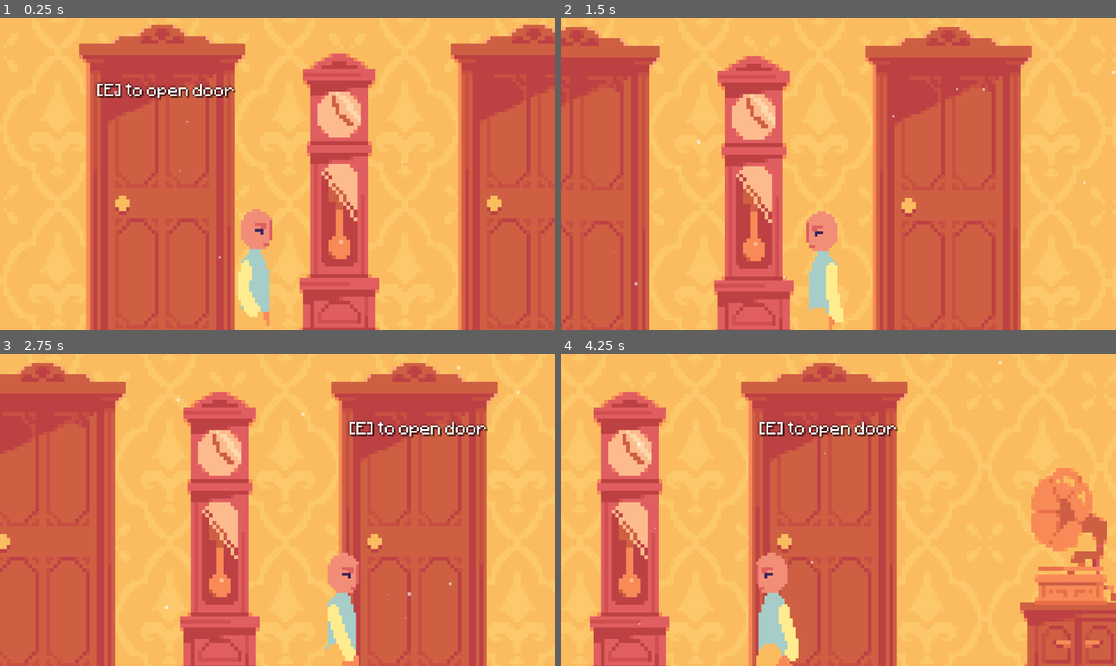
Above: before the commit, frames 1-4 (two rows, left to right).
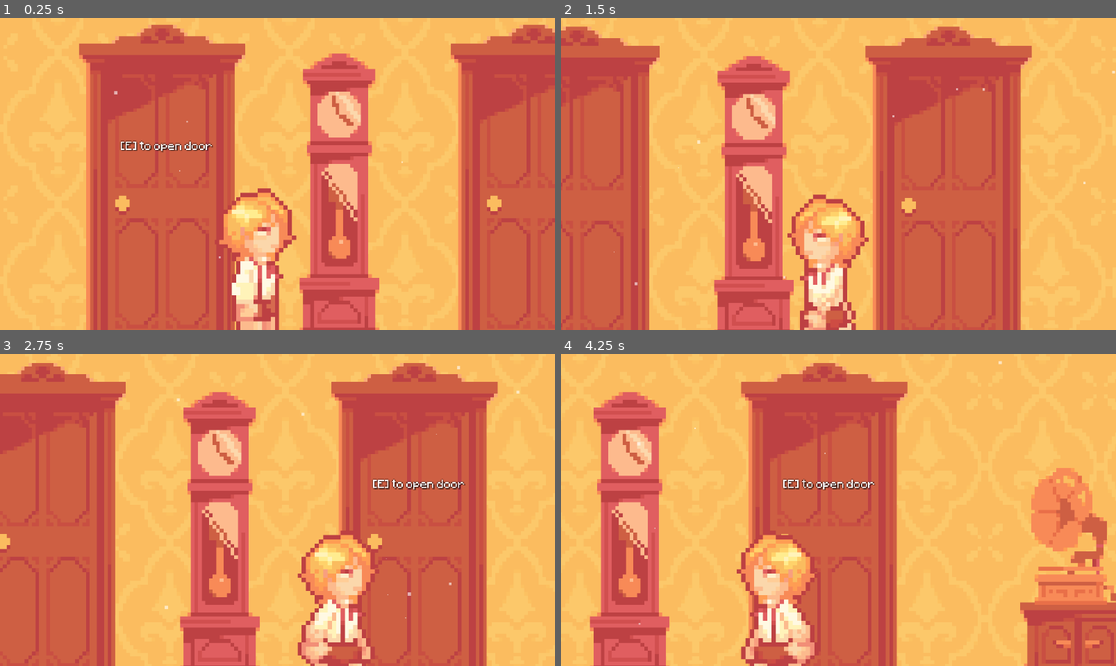
Above: after the commit, the same moments.

Repository: Belligool/cogni-thief
Game: Godot game, scene res://scenes/phase_1/day_1/day1.tscn
Two runs of this game, one before a commit and one after it. Both use one fixed random seed, a clock stepped at 60 frames per second and the inputs below. Sound files missing from this copy of the repository are replaced by a short silence.
Inputs:
- Up to frame 1 (0.25 s): no input
- Up to frame 2 (1.5 s): hold D (move_right) 0.53-1.28 s; hold E (interact) 0.53-1.28 s; hold A (move_left) from 1.28 s (still down); tap E (interact) at 1.35 s
- Up to frame 3 (2.75 s): release A (move_left) at 2.03 s; hold D (move_right) from 2.03 s (still down); hold Space (next_dialog) from 2.03 s (still down); tap E (interact) at 2.3 s
- Up to frame 4 (4.25 s): release Space (next_dialog) at 2.78 s; tap E (interact) at 2.85 s; release D (move_right) at 3.53 s; hold A (move_left) from 3.53 s (still down); hold E (interact) from 3.53 s (still down)

The runs differ from the first frame. In frame 1, 5.2% of the frame differs, in the area x 17-68%, y 20-100%; in frame 2, 3.9%; in frame 3, 5.5%; in frame 4, 5.7%, in the area x 24-100%, y 21-100%.

Commit message:
feat: though UI fixed

Diff:
--- a/autoloader/interaction_manager.gd
+++ b/autoloader/interaction_manager.gd
@@ -22,7 +22,7 @@
 		label.text = base_text + active_areas[0].action_name
 		#print(label.text)
 		label.global_position = active_areas[0].global_position
-		label.global_position.y -= 30
+		label.global_position.y = active_areas[0].global_position.y - 20
 		label.global_position.x -= (label.scale.x * label.size.x) / 2
 		label.show()
 	else:
--- a/dialog/definition/gramaphone_dialog.tres
+++ b/dialog/definition/gramaphone_dialog.tres
@@ -7,7 +7,7 @@
 [sub_resource type="Resource" id="Resource_hcqsn"]
 script = ExtResource("1_mnbva")
 speaker = "Matthijs"
-text = "Wow, it's a song from Sam Saimun..."
+text = "AHHHHHHHHHHHHHHHHHHHHHHHHHHHHHHHHHHHHHHHHHHHHHHHHHHHHHHHHHHHHHHHHHHHHHHHHHHHHHHHHHHHHHHHHHHHHH"
 metadata/_custom_type_script = "uid://nw5gof71bqt3"
 
 [sub_resource type="Resource" id="Resource_twa7e"]
--- a/dialog/ui/dialog_bubble.tscn
+++ b/dialog/ui/dialog_bubble.tscn
@@ -54,7 +54,7 @@
 }]
 
 [sub_resource type="RectangleShape2D" id="RectangleShape2D_g2els"]
-size = Vector2(11, 27)
+size = Vector2(11, 35)
 
 [node name="player" type="CharacterBody2D" groups=["player"]]
 collision_layer = 2
@@ -62,16 +62,15 @@
 script = SubResource("GDScript_37fl5")
 
 [node name="AnimatedSprite2D" type="AnimatedSprite2D" parent="."]
-position = Vector2(0, -13.589668)
-scale = Vector2(0.06037704, 0.060377013)
+position = Vector2(0, -18)
+scale = Vector2(0.07910156, 0.079101525)
 sprite_frames = SubResource("SpriteFrames_tuyoq")
 animation = &"walk"
 autoplay = "idle"
-frame_progress = 0.5883908
 
 [node name="CollisionShape2D" type="CollisionShape2D" parent="."]
 z_index = 5
-position = Vector2(0, -13.5)
+position = Vector2(0, -17.5)
 shape = SubResource("RectangleShape2D_g2els")
 
 [node name="AudioStreamPlayer2D" type="AudioStreamPlayer2D" parent="."]
--- a/dialog/ui/speech_bubble.gd
+++ b/dialog/ui/speech_bubble.gd
@@ -2,8 +2,10 @@
 
 #TODO UI MASIH BELOM BENER
 
-@onready var container: NinePatchRect = $BubbleContainer
-@onready var dialog_text:RichTextLabel = $BubbleContainer/DialogText
+@onready var sprite: AnimatedSprite2D = get_parent().get_node("AnimatedSprite2D")
+@onready var container: MarginContainer = $MarginContainer
+@onready var bubble_bg: NinePatchRect = $MarginContainer/BubbleContainer
+@onready var dialog_text:RichTextLabel = $MarginContainer/MarginContainer/DialogText
 
 var _full_text: String = ""
 var _chars_shown: int = 0
@@ -13,8 +15,14 @@
 
 func _ready() -> void:
 	hide()
+	var texture_height = sprite.sprite_frames.get_frame_texture("idle", 0).get_height()
+	position.y = -texture_height * sprite.scale.y + 40
+	print(position.y)
 
 func _process(delta: float) -> void:
+	bubble_bg.size = container.size
+	bubble_bg.position = Vector2.ZERO
+
 	if not _typing:
 		return
 	_typing_timer += delta
--- a/dialog/ui/speech_bubble.tscn
+++ b/dialog/ui/speech_bubble.tscn
@@ -1,36 +1,41 @@
-[gd_scene load_steps=3 format=3 uid="uid://bt1pjdw052frb"]
+[gd_scene load_steps=4 format=3 uid="uid://bt1pjdw052frb"]
 
 [ext_resource type="Script" uid="uid://bksekc1uu6lbf" path="res://dialog/ui/speech_bubble.gd" id="1_1grvm"]
+[ext_resource type="Texture2D" uid="uid://60ungjhxc5j3" path="res://assets/ui/dialogs/IMG_4084.PNG" id="2_ec8re"]
 [ext_resource type="FontFile" uid="uid://cgmducf28r2ek" path="res://assets/fonts/Minecraftia-Regular.ttf" id="2_v5qyt"]
 
 [node name="SpeechBubble" type="Node2D"]
 script = ExtResource("1_1grvm")
 
-[node name="BubbleContainer" type="NinePatchRect" parent="."]
+[node name="MarginContainer" type="MarginContainer" parent="."]
+custom_minimum_size = Vector2(150, 0)
+offset_left = -20.0
+offset_top = -40.0
+offset_right = 130.0
+offset_bottom = 20.0
+scale = Vector2(0.2, 0.2)
+
+[node name="BubbleContainer" type="NinePatchRect" parent="MarginContainer"]
 custom_minimum_size = Vector2(150, 60)
-anchors_preset = 5
-anchor_left = 0.5
-anchor_right = 0.5
-offset_right = 150.0
-offset_bottom = 60.0
-grow_horizontal = 2
-scale = Vector2(0.3, 0.3)
-pivot_offset = Vector2(0, -55)
-region_rect = Rect2(0, -80, 0, 0)
+layout_mode = 2
+texture = ExtResource("2_ec8re")
+region_rect = Rect2(0, 0, 18, 14)
+patch_margin_left = 15
+patch_margin_top = 12
+patch_margin_right = 4
+patch_margin_bottom = 12
 
-[node name="DialogText" type="RichTextLabel" parent="BubbleContainer"]
-layout_mode = 1
-anchors_preset = 15
-anchor_right = 1.0
-anchor_bottom = 1.0
-grow_horizontal = 2
-grow_vertical = 2
-theme_override_colors/font_outline_color = Color(0, 0, 0, 1)
-theme_override_colors/font_shadow_color = Color(0, 0, 0, 1)
-theme_override_constants/shadow_outline_size = 1
-theme_override_constants/shadow_offset_x = 0
-theme_override_constants/shadow_offset_y = 1
-theme_override_constants/outline_size = 1
+[node name="MarginContainer" type="MarginContainer" parent="MarginContainer"]
+layout_mode = 2
+theme_override_constants/margin_left = 12
+theme_override_constants/margin_top = 12
+theme_override_constants/margin_right = 12
+theme_override_constants/margin_bottom = 12
+
+[node name="DialogText" type="RichTextLabel" parent="MarginContainer/MarginContainer"]
+custom_minimum_size = Vector2(150, 0)
+layout_mode = 2
+theme_override_colors/default_color = Color(0, 0, 0, 1)
 theme_override_fonts/normal_font = ExtResource("2_v5qyt")
 theme_override_font_sizes/normal_font_size = 8
 theme_override_font_sizes/bold_font_size = 8
--- a/interaction/interactionManager.tscn
+++ b/interaction/interactionManager.tscn
@@ -10,7 +10,7 @@
 z_index = 20
 offset_right = 68.0
 offset_bottom = 23.0
-scale = Vector2(0.3, 0.3)
+scale = Vector2(0.2, 0.2)
 theme_override_colors/font_shadow_color = Color(0, 0, 0, 0.47058824)
 theme_override_colors/font_outline_color = Color(0, 0, 0, 1)
 theme_override_constants/outline_size = 1
--- a/scenes/phase_1/day_1/day1.tscn
+++ b/scenes/phase_1/day_1/day1.tscn
@@ -142,6 +142,7 @@
 position = Vector2(-40, -7)
 
 [node name="Camera2D" type="Camera2D" parent="Player"]
+physics_interpolation_mode = 1
 offset = Vector2(0, -33.425)
 zoom = Vector2(12.245, 12.245)
 limit_left = -80
--- a/scenes/player.tscn
+++ b/scenes/player.tscn
@@ -1,60 +1,68 @@
-[gd_scene load_steps=12 format=3 uid="uid://bxhe8bcuuj8pn"]
+[gd_scene load_steps=14 format=3 uid="uid://bxhe8bcuuj8pn"]
 
 [ext_resource type="Script" uid="uid://cmwnyklabgvm5" path="res://scripts/player.gd" id="1_g2els"]
-[ext_resource type="Texture2D" uid="uid://d3euwavw74glh" path="res://assets/sprites/chara_2-Sheet.png" id="2_g2els"]
+[ext_resource type="Texture2D" uid="uid://dc8b1pnkla1ri" path="res://assets/Matthijs/Sprite Sheet Char/child_idle-Sheet.png" id="2_qlg0r"]
 [ext_resource type="AudioStream" uid="uid://qt4y7x3sqqri" path="res://assets/sounds/freesound_community-walking-on-a-wooden-floor-14743.mp3" id="3_qhqgy"]
+[ext_resource type="Texture2D" uid="uid://dr4keuafsy35a" path="res://assets/Matthijs/Sprite Sheet Char/child_walk-Sheet.png" id="3_qlg0r"]
 [ext_resource type="PackedScene" uid="uid://bt1pjdw052frb" path="res://dialog/ui/speech_bubble.tscn" id="4_dqkch"]
 
-[sub_resource type="AtlasTexture" id="AtlasTexture_g2els"]
-atlas = ExtResource("2_g2els")
+[sub_resource type="AtlasTexture" id="AtlasTexture_y4r1p"]
+atlas = ExtResource("2_qlg0r")
+region = Rect2(0, 0, 184, 448)
+
+[sub_resource type="AtlasTexture" id="AtlasTexture_d2wvv"]
+atlas = ExtResource("2_qlg0r")
 region = Rect2(184, 0, 184, 448)
 
-[sub_resource type="AtlasTexture" id="AtlasTexture_qhqgy"]
-atlas = ExtResource("2_g2els")
-region = Rect2(0, 0, 184, 448)
+[sub_resource type="AtlasTexture" id="AtlasTexture_tuyoq"]
+atlas = ExtResource("3_qlg0r")
+region = Rect2(0, 0, 200, 448)
 
-[sub_resource type="AtlasTexture" id="AtlasTexture_dqkch"]
-atlas = ExtResource("2_g2els")
-region = Rect2(184, 0, 184, 448)
+[sub_resource type="AtlasTexture" id="AtlasTexture_fjrip"]
+atlas = ExtResource("3_qlg0r")
+region = Rect2(200, 0, 200, 448)
 
-[sub_resource type="AtlasTexture" id="AtlasTexture_qlg0r"]
-atlas = ExtResource("2_g2els")
-region = Rect2(368, 0, 184, 448)
+[sub_resource type="AtlasTexture" id="AtlasTexture_smehm"]
+atlas = ExtResource("3_qlg0r")
+region = Rect2(400, 0, 200, 448)
 
-[sub_resource type="AtlasTexture" id="AtlasTexture_tuyoq"]
-atlas = ExtResource("2_g2els")
-region = Rect2(552, 0, 184, 448)
+[sub_resource type="AtlasTexture" id="AtlasTexture_ur7pv"]
+atlas = ExtResource("3_qlg0r")
+region = Rect2(600, 0, 200, 448)
 
 [sub_resource type="SpriteFrames" id="SpriteFrames_tuyoq"]
 animations = [{
 "frames": [{
 "duration": 1.0,
-"texture": SubResource("AtlasTexture_g2els")
+"texture": SubResource("AtlasTexture_y4r1p")
+}, {
+"duration": 1.0,
+"texture": SubResource("AtlasTexture_d2wvv")
 }],
 "loop": true,
 "name": &"idle",
-"speed": 4.0
+"speed": 2.0
 }, {
 "frames": [{
 "duration": 1.0,
-"texture": SubResource("AtlasTexture_qhqgy")
+"texture": SubResource("AtlasTexture_tuyoq")
 }, {
 "duration": 1.0,
-"texture": SubResource("AtlasTexture_dqkch")
+"texture": SubResource("AtlasTexture_fjrip")
 }, {
 "duration": 1.0,
-"texture": SubResource("AtlasTexture_qlg0r")
+"texture": SubResource("AtlasTexture_smehm")
 }, {
 "duration": 1.0,
-"texture": SubResource("AtlasTexture_tuyoq")
+"texture": SubResource("AtlasTexture_ur7pv")
 }],
 "loop": true,
 "name": &"walk",
-"speed": 4.0
+"speed": 5.0
 }]
 
 [sub_resource type="RectangleShape2D" id="RectangleShape2D_g2els"]
-size = Vector2(11, 27)
+size = Vector2(14.5, 31)
 
 [node name="player" type="CharacterBody2D" groups=["player"]]
 collision_layer = 2
@@ -62,16 +70,15 @@
 script = ExtResource("1_g2els")
 
 [node name="AnimatedSprite2D" type="AnimatedSprite2D" parent="."]
-position = Vector2(0, -13.589668)
-scale = Vector2(0.06037704, 0.060377013)
+position = Vector2(0.09375095, -20.435211)
+scale = Vector2(0.09093751, 0.090937465)
 sprite_frames = SubResource("SpriteFrames_tuyoq")
 animation = &"walk"
 autoplay = "idle"
-frame_progress = 0.5883908
 
 [node name="CollisionShape2D" type="CollisionShape2D" parent="."]
 z_index = 5
-position = Vector2(0, -13.5)
+position = Vector2(0, -15.5)
 shape = SubResource("RectangleShape2D_g2els")
 
 [node name="AudioStreamPlayer2D" type="AudioStreamPlayer2D" parent="."]
@@ -79,3 +86,4 @@
 pitch_scale = 1.16
 
 [node name="SpeechBubble" parent="." instance=ExtResource("4_dqkch")]
+position = Vector2(-3.812, -5)
--- a/scripts/player.gd
+++ b/scripts/player.gd
@@ -4,7 +4,7 @@
 @onready var animated_sprite = $AnimatedSprite2D
 @onready var walking_sfx = $AudioStreamPlayer2D
 
-func _physics_process(delta: float) -> void:
+func _physics_process(_delta: float) -> void:
 	# If a dialog is taking place stop movement entirely
 	if DialogManager.is_active:
 		velocity = Vector2.ZERO
Binary file added: assets/Matthijs/Sprite Sheet Char/child_idle-Sheet.png
Not shown, changed: assets/Matthijs/Sprite Sheet Char/child_idle-Sheet.png.import
Binary file added: assets/Matthijs/Sprite Sheet Char/child_walk-Sheet.png
Not shown, added: assets/Matthijs/Sprite Sheet Char/child_walk-Sheet.png.import
Binary file removed: assets/sprites/chara_2-Sheet.png
Binary file added: assets/ui/dialogs/IMG_4084.PNG
Not shown, added: assets/ui/dialogs/IMG_4084.PNG.import
Binary file added: assets/ui/dialogs/IMG_4085.PNG
Not shown, added: assets/ui/dialogs/IMG_4085.PNG.import
